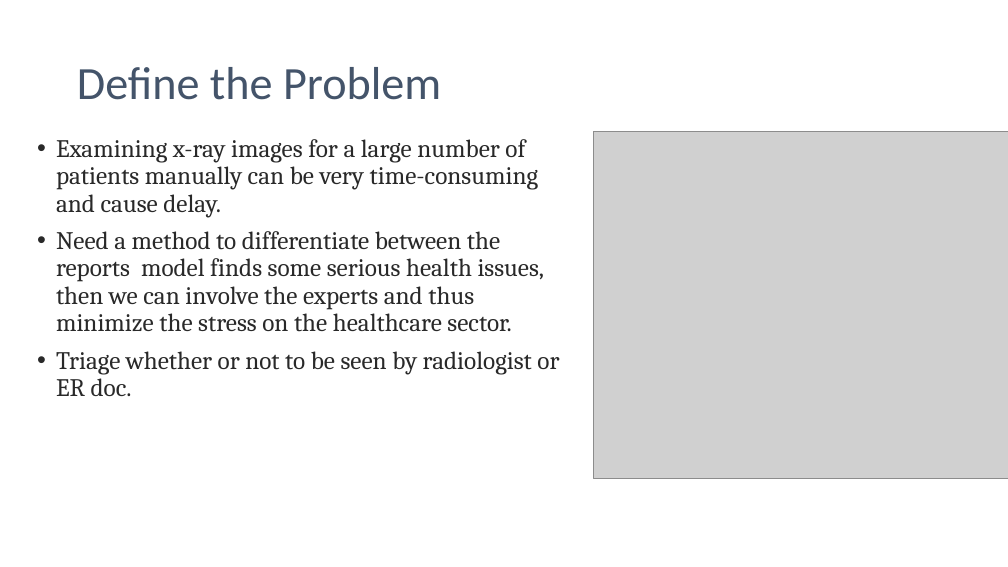
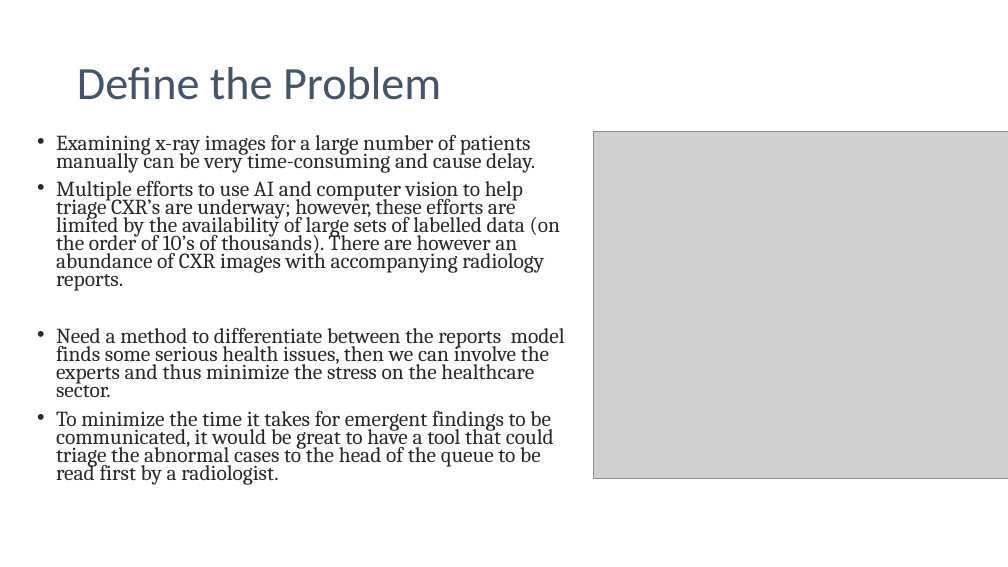
Before and after one commit to abarnett1999/AIPI-540-NLP-Team2-Project, a slide deck: slide 5 of AIPI540NLPpresentation.pptm (slide 4 before the commit). Drawn at 1008x567 pixels with LibreOffice and Linux fonts; fonts in the diff are those of the drawing; grey boxes stand for pictures. Boxes give left, top, right and bottom in pixels: in the first picture for what was removed or moved away, otherwise in the second. Text is boxed around its words. In the diff, an @@ line names an element or a change of style, - is before the commit and + after.

```diff
--- a/AIPI540NLPpresentation.pptm
+++ b/AIPI540NLPpresentation.pptm
@@ text at (x1=56, y1=135, x2=565, y2=397): size 24 to 20.4 pt in "Examining x-ray images for a large number ...", "Need a method to differentiate between the ..."; line spacing 0.9 to 0.7 @@
@@ text at (x1=56, y1=181, x2=560, y2=291): paragraph added @@
+• Multiple efforts to use AI and computer vision to help triage CXR’s are underway; however, these efforts are limited by the availability of large sets of labelled data (on the order of 10’s of thousands). There are however an abundance of CXR images with accompanying radiology reports.
@@ text at (x1=56, y1=411, x2=554, y2=485): text changed; size 24 to 20.4 pt @@
-• Triage whether or not to be seen by radiologist or ER doc.
+• To minimize the time it takes for emergent findings to be communicated, it would be great to have a tool that could triage the abnormal cases to the head of the queue to be read first by a radiologist.
```
Also in this commit, not shown: 5 other slides changed, 2 slides added, 1 slide removed.
